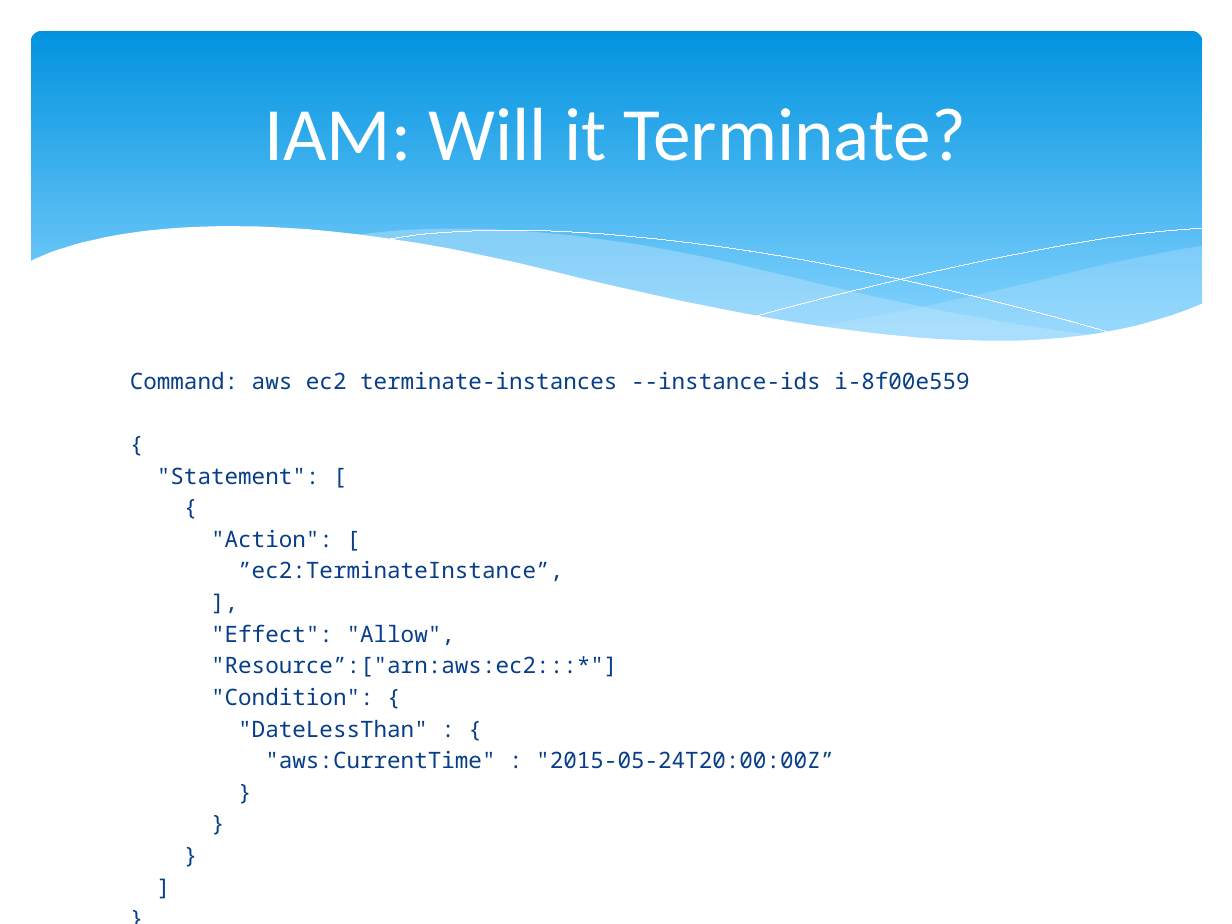
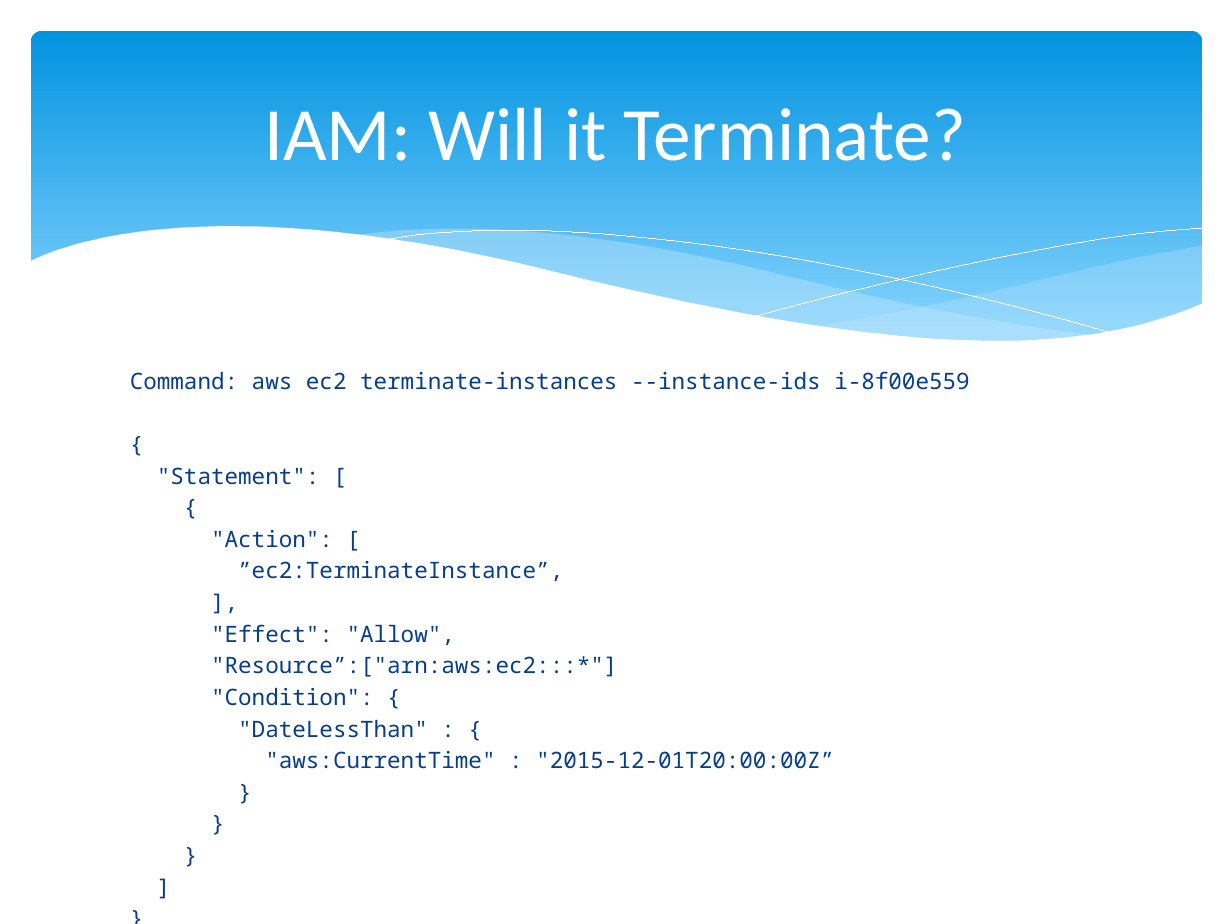
Before and after one commit to cloudavail/awstraining, a slide deck: slide 11 of aws-iam/aws-iam.pptx (slide 9 before the commit). Drawn at 1232x924 pixels with LibreOffice and Linux fonts; fonts in the diff are those of the drawing. Boxes give left, top, right and bottom in pixels: in the first picture for what was removed or moved away, otherwise in the second. Text is boxed around its words. In the diff, an @@ line names an element or a change of style, - is before the commit and + after.

```diff
--- a/aws-iam/aws-iam.pptx
+++ b/aws-iam/aws-iam.pptx
@@ text at [265,751,834,769]: text changed @@
-"aws:CurrentTime" : "2015-05-24T20:00:00Z”
+"aws:CurrentTime" : "2015-12-01T20:00:00Z”
```
Also in this commit, not shown: 6 other slides changed, 1 slide added.
